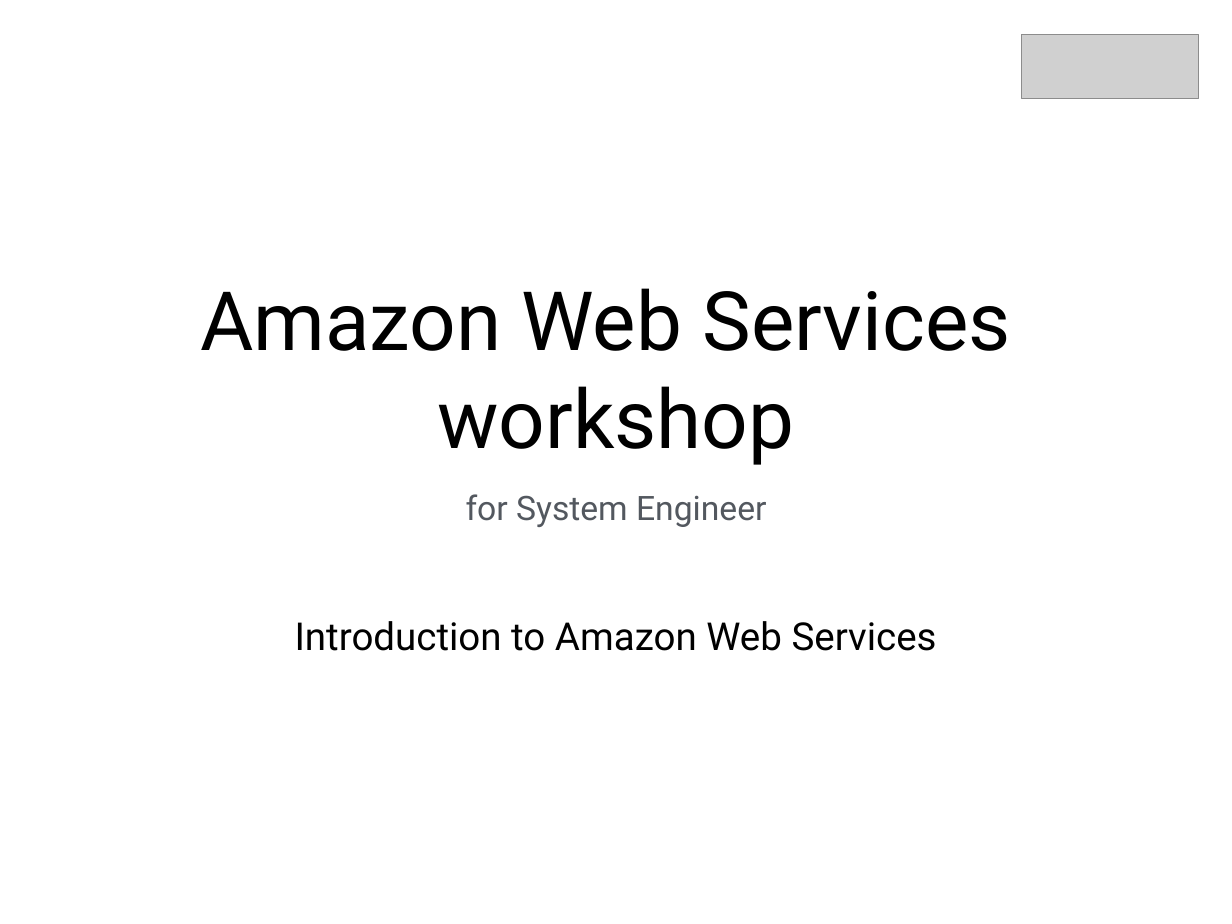
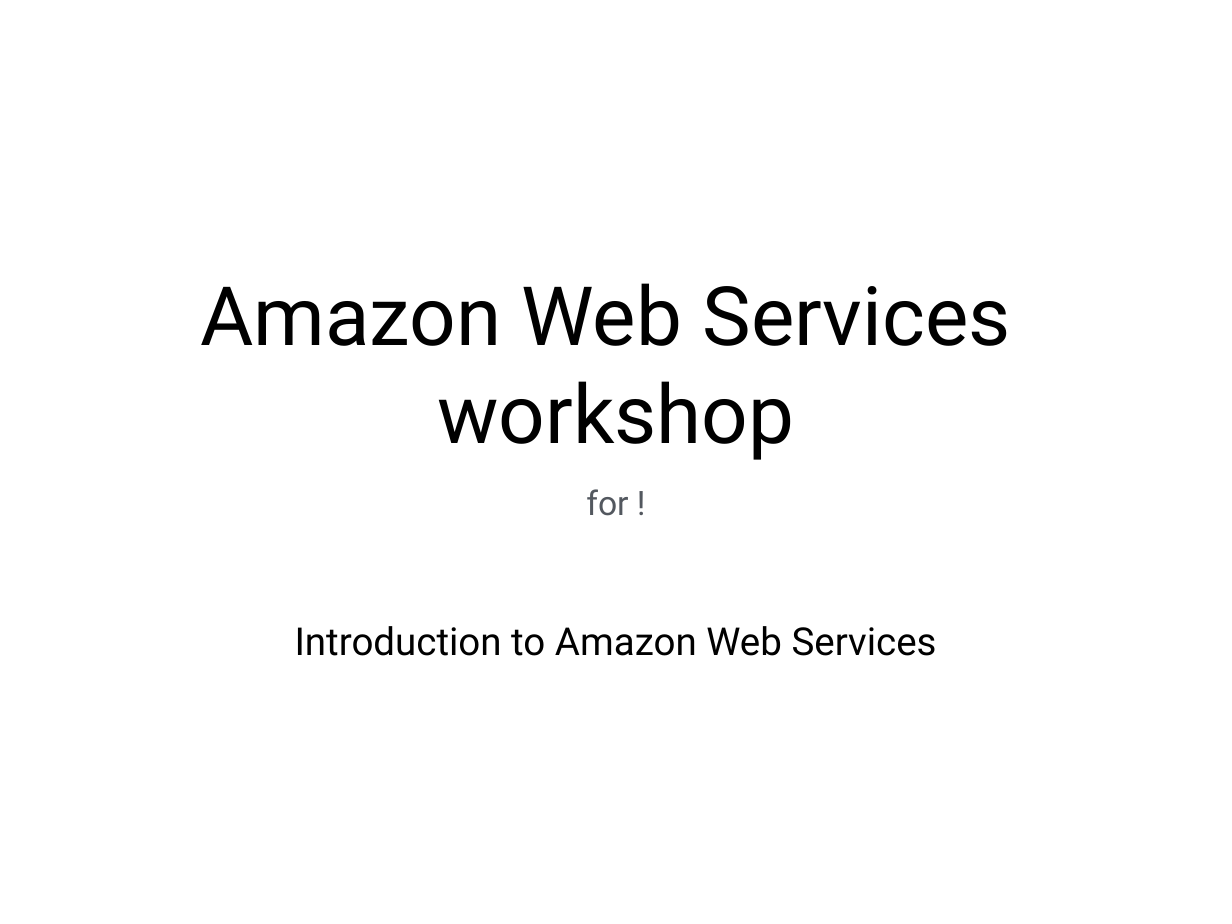
Before and after one commit to olarn/aws-training, a slide deck: slide 1 of 01.Intro to AWS.pptx. Drawn at 1232x924 pixels with LibreOffice and Linux fonts; fonts in the diff are those of the drawing; grey boxes stand for pictures. Boxes give left, top, right and bottom in pixels: in the first picture for what was removed or moved away, otherwise in the second. Text is boxed around its words. In the diff, an @@ line names an element or a change of style, - is before the commit and + after.

```diff
--- a/01.Intro to AWS.pptx
+++ b/01.Intro to AWS.pptx
@@ picture removed at bbox=[1022, 35, 1199, 99] @@
@@ title at bbox=[586, 489, 628, 516]: text changed @@
-for System Engineer
+for !
@@ subtitle "Introduction to Amazon Web Services": place and size @@
-subtitle "Introduction to Amazon Web Services" at bbox=[295, 621, 937, 651]
+subtitle "Introduction to Amazon Web Services" at bbox=[295, 626, 937, 656]
```
Also in this commit, not shown: 1 other slide changed, 1 other file.
